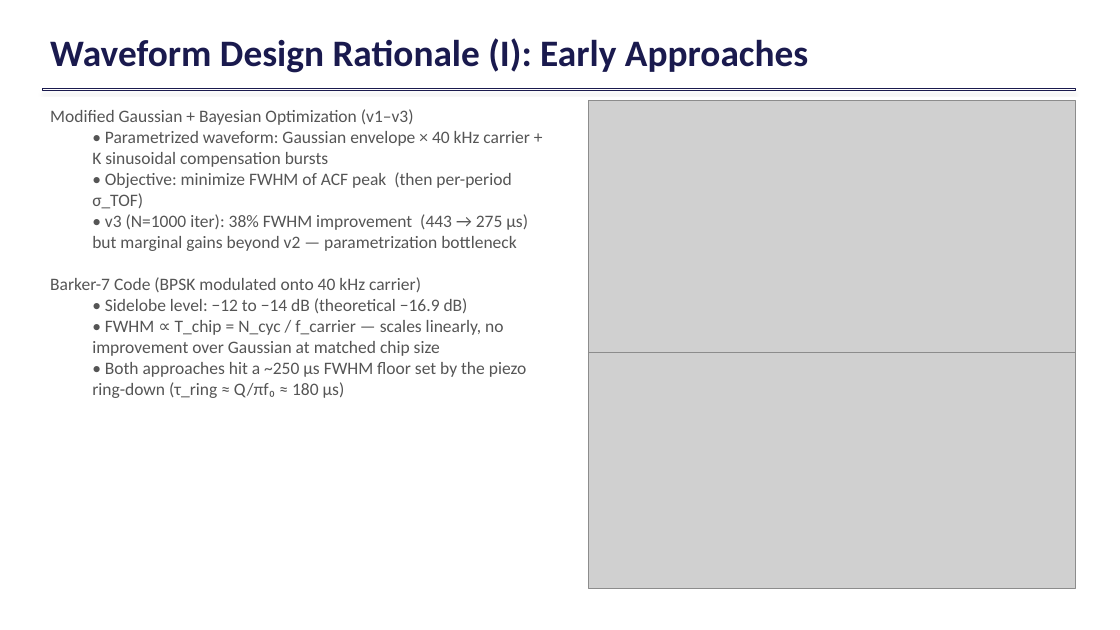
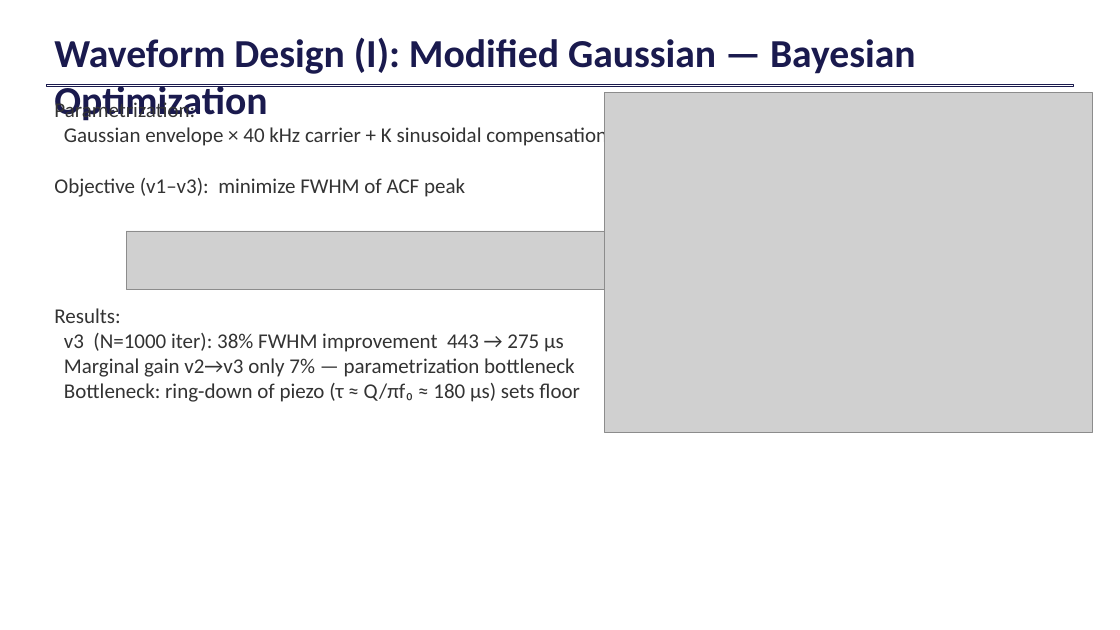
Before and after one commit to cyrusurheim29/batping, a slide deck: slide 4 of siglent_project/BATPING_presentation_July2026.pptx. Drawn at 1120x630 pixels with LibreOffice and Linux fonts; fonts in the diff are those of the drawing; grey boxes stand for pictures. Boxes give left, top, right and bottom in pixels: in the first picture for what was removed or moved away, otherwise in the second. Text is boxed around its words. In the diff, an @@ line names an element or a change of style, - is before the commit and + after.

```diff
--- a/siglent_project/BATPING_presentation_July2026.pptx
+++ b/siglent_project/BATPING_presentation_July2026.pptx
@@ text at (x1=54, y1=37, x2=916, y2=121): text changed; size 32 to 34 pt @@
-Waveform Design Rationale (I): Early Approaches
+Waveform Design (I): Modified Gaussian — Bayesian Optimization
@@ rectangle resized from (x1=42, y1=88, x2=1075, y2=91) to (x1=46, y1=84, x2=1074, y2=87) @@
@@ text at (x1=54, y1=100, x2=607, y2=197): text changed; size 15 to 18 pt; text colour #555555 to #333333 @@
-Modified Gaussian + Bayesian Optimization (v1–v3)
-  • Parametrized waveform: Gaussian envelope × 40 kHz carrier + K sinusoidal compensation bursts
-  • Objective: minimize FWHM of ACF peak (then per-period σ_TOF)
-  • v3 (N=1000 iter): 38% FWHM improvement (443 → 275 μs) but marginal gains beyond v2 — parametrization bottleneck
-Barker-7 Code (BPSK modulated onto 40 kHz carrier)
-  • Sidelobe level: −12 to −14 dB (theoretical −16.9 dB)
-  • FWHM ∝ T_chip = N_cyc / f_carrier — scales linearly, no improvement over Gaussian at matched chip size
-  • Both approaches hit a ~250 μs FWHM floor set by the piezo ring-down (τ_ring ≈ Q/πf₀ ≈ 180 μs)
+Parametrization:
+Gaussian envelope × 40 kHz carrier + K sinusoidal compensation bursts
+Objective (v1–v3): minimize FWHM of ACF peak
@@ picture moved from (x1=588, y1=101, x2=1075, y2=440) to (x1=605, y1=92, x2=1092, y2=432) @@
@@ picture added at (x1=126, y1=231, x2=630, y2=290) @@
@@ text added at (x1=54, y1=308, x2=580, y2=402), 18 pt, text #333333 @@
+Results:
+v3 (N=1000 iter): 38% FWHM improvement 443 → 275 μs
+Marginal gain v2→v3 only 7% — parametrization bottleneck
+Bottleneck: ring-down of piezo (τ ≈ Q/πf₀ ≈ 180 μs) sets floor
@@ picture removed at (x1=588, y1=353, x2=1075, y2=588) @@
```
Also in this commit, not shown: 12 other slides changed, 9 slides added, 4 slides removed, 1 other file.
